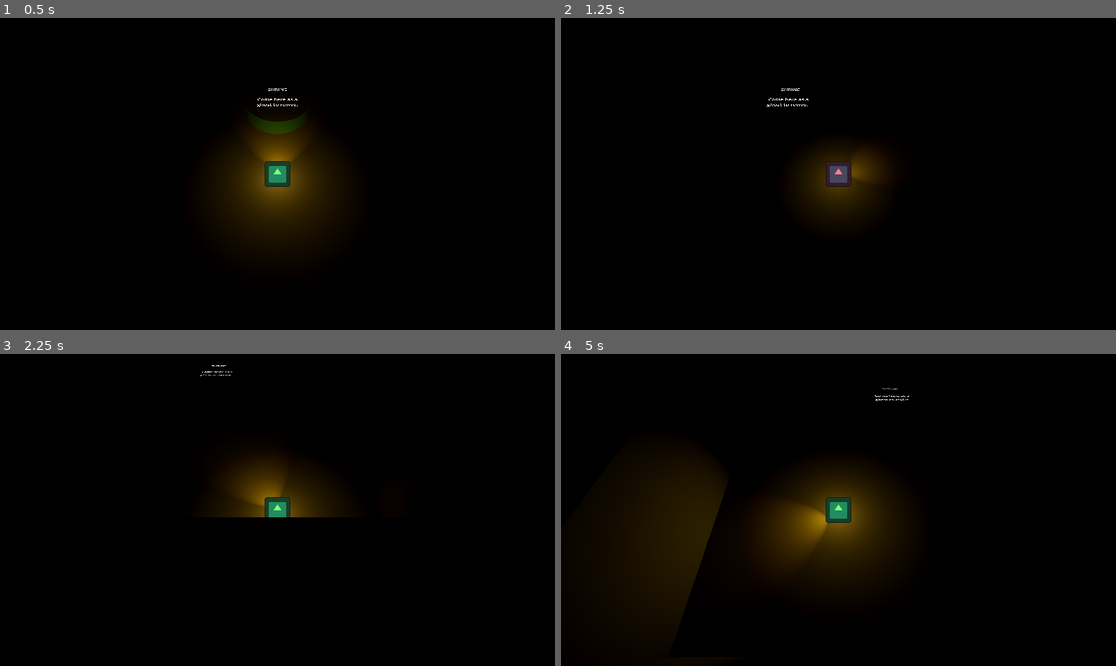
Above: before the commit, frames 1-4 (two rows, left to right).
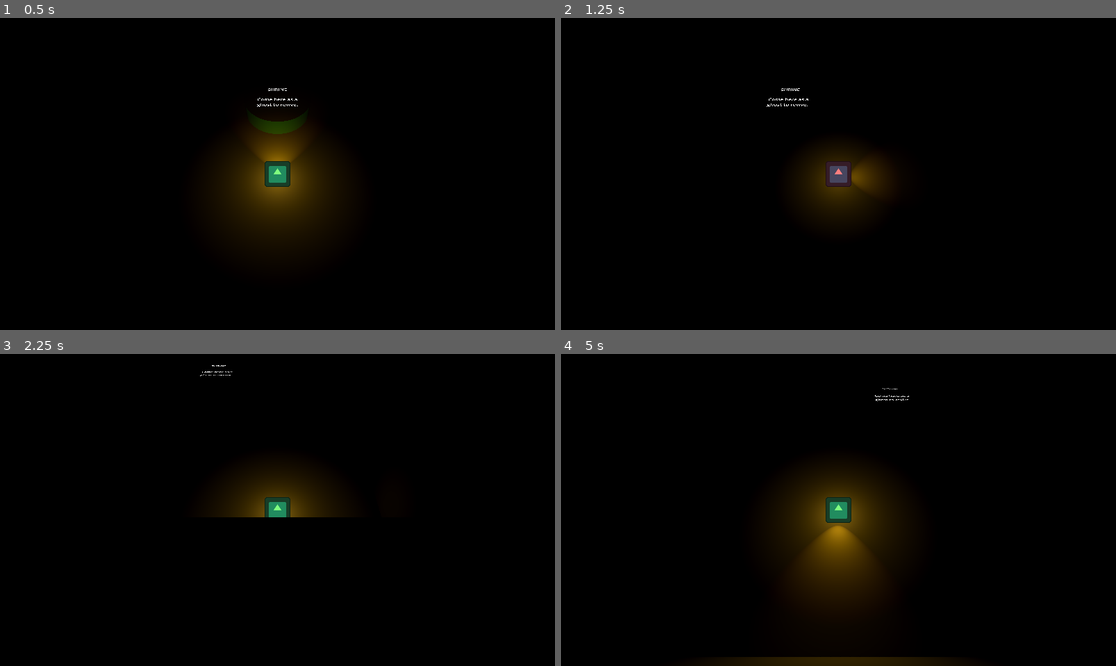
Above: after the commit, the same moments.

Repository: Rusty-Rat-Studios/dead-living-and-dying
Game: Godot game, scene res://game.tscn
Two runs of this game, one before a commit and one after it. Both use one fixed random seed, a clock stepped at 60 frames per second and the inputs below. The engine's default icon, where the game draws it, is replaced by a stand-in: a white triangle on a blue panel in a dark square.
Inputs (mouse positions are in pixels of both pictures, inside the frame that each line leads up to):
- Up to frame 1 (0.5 s): no input
- Up to frame 2 (1.25 s): tap Enter at 0.5 s; move the mouse to (960, 158) at 0.52 s; hold Right (ui_right) from 0.53 s (still down); tap Tab at 0.6 s
- Up to frame 3 (2.25 s): move the mouse to (166, 525) at 1.27 s; release Right (ui_right) at 1.28 s; hold Down (ui_down) 1.28-2.03 s; tap Tab at 1.35, 2.1 s; move the mouse to (333, 441) at 2.02 s; hold Right (ui_right) from 2.03 s (still down)
- Up to frame 4 (5 s): move the mouse to (810, 572) at 2.77 s; release Right (ui_right) at 2.78 s; hold Up (ui_up) 2.78-3.53 s; tap Tab at 2.85, 3.6, 4.35 s; move the mouse to (1005, 556) at 3.52 s; hold Left (ui_left) from 3.53 s (still down); move the mouse to (672, 463) at 4.27 s

Frame 1 is identical in both runs. In frame 2, less than 0.1% of the frame differs, in the area x 52-57%, y 44-55%; in frame 3, 0.7%; in frame 4, 8.6%, in the area x 12-69%, y 36-100%.

Commit message:
Add another rotation function using accel/decel

Diff:
--- a/player/player.gd
+++ b/player/player.gd
@@ -4,8 +4,12 @@
 # used to set cooldown timer
 const HIT_COOLDOWN: float = 2.0
 
-# base turning speed; can be modified to add acceleration, etc
-const ROTATION_SPEED: float = 2
+# for controlling player rotation in a momentum-like fashion
+const MAX_ANGULAR_SPEED: float = 3.0
+const ANGULAR_ACCELERATION: float = 10.0
+const ANGULAR_DECELERATION: float = 40.0
+const TARGET_THRESHOLD: float = 0.01
+const DECELERATION_THRESHOLD: float = 10 * TARGET_THRESHOLD
 
 var state_machine: Node
 # used to check whether mouse or controller was last used to look around
@@ -15,6 +19,8 @@
 @onready var light_target: Vector3 = Vector3.ZERO
 # track whether spotlight is currently rotating or not
 @onready var is_rotating: bool = false
+# used when rotating field of view
+@onready var angular_velocity: float = 0.0
 
 @onready var hit_cooldown_active: bool = false
 @onready var speed: float = 6.0
@@ -35,7 +41,7 @@
 
 func _process(delta: float) -> void:
 	if is_rotating:
-		rotate_to_target(delta)
+		rotate_to_target2(delta)
 
 
 func _physics_process(delta: float) -> void:
@@ -109,13 +115,53 @@
 	is_rotating = true
 
 
-func rotate_to_target(delta: float) -> void:
+func rotate_to_target2(delta: float) -> void:
+	var light_target_xz: Vector3 = Vector3(light_target.x, 0, light_target.z).normalized()
+	var target_rotation: float = Vector3.FORWARD.signed_angle_to(light_target_xz, Vector3.UP)
+	var current_rotation: float = $LightOffset.rotation.y
+	var angle_diff: float = angle_difference(current_rotation, target_rotation)
+
+	if abs(angle_diff) > TARGET_THRESHOLD:
+		var max_velocity: float = clamp(abs(angle_diff) * 10.0, 0, MAX_ANGULAR_SPEED)
+
+		# accelerate up to maximum angular speed
+		#angular_velocity += ANGULAR_ACCELERATION * delta * sign(angle_diff)
+		#angular_velocity = clampf(angular_velocity, -MAX_ANGULAR_SPEED, MAX_ANGULAR_SPEED)
+
+		# dynamically adjust deceleration as target is approached
+		if abs(angle_diff) < DECELERATION_THRESHOLD:
+			#var weighted_distance: float = 1.0 - abs(angle_diff) / DECELERATION_THRESHOLD
+			#angular_velocity = move_toward(angular_velocity, 0.0, delta * weighted_distance)
+			angular_velocity = move_toward(angular_velocity, sign(angle_diff) * max_velocity, delta * ANGULAR_DECELERATION)
+		else:
+			angular_velocity += ANGULAR_ACCELERATION * delta * sign(angle_diff)
+			angular_velocity = clamp(angular_velocity, -MAX_ANGULAR_SPEED, MAX_ANGULAR_SPEED)
+	else:
+		# decelerate when close enough to the target
+		angular_velocity = move_toward(angular_velocity, 0, delta * ANGULAR_DECELERATION)
+
+	current_rotation += angular_velocity * delta
+
+	# stop rotating if close enough to target and slow enough
+	if abs(angle_diff) < TARGET_THRESHOLD and abs(angular_velocity) < TARGET_THRESHOLD:
+		current_rotation = target_rotation
+		angular_velocity = 0
+		is_rotating = false
+
+	$LightOffset.rotation.y = current_rotation
+	print("target rotation: ", target_rotation)
+	print("current rotation: ", current_rotation)
+	print("angular difference: ", angle_diff)
+	print("angular velocity: ", angular_velocity)
+
+
+func rotate_to_target1(delta: float) -> void:
 	var light_target_xz: Vector3 = Vector3(light_target.x, 0, light_target.z).normalized()
 	var current_rotation: float = $LightOffset.rotation.y
 	var target_rotation: float = Vector3.FORWARD.signed_angle_to(light_target_xz, Vector3.UP)
 
 	# interpolate the rotation angle from current to target
-	var new_rotation: float = lerp_angle(current_rotation, target_rotation, ROTATION_SPEED * delta)
+	var new_rotation: float = lerp_angle(current_rotation, target_rotation, MAX_ANGULAR_SPEED * delta)
 	$LightOffset.rotation.y = new_rotation
 
 	# stop rotating when close enough
